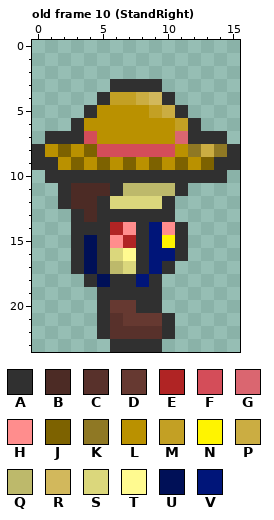
Edited in one commit: pixel-art file (Assets/Sprites/Player/PlayerBase.aseprite). This is how it looked before the edit.
16x24 pixels, 12 frames. Colours within 5 levels of each other are drawn and written as one. Shown: old frame 10 (StandRight). The commit also changed other frames, which this record leaves out.
Palette (. is transparent): A #303030  B #4c2b25  C #58312b  D #663931  E #b02424  F #d44d59  G #da6670  H #ff8d8d  J #7d6200  K #8f7824  L #ba9100  M #c3a024  N #fff400  P #cbad42  Q #bdb96b  R #d2b85c  S #dbd77c  T #fffa90  U #001057  V #001579
Pixels before, old frame 10 (StandRight), first column x 0:
 3 ......AAAA......
 4 .....AMMPRA.....
 5 ....ALLLLMPA....
 6 ...ALLLLLLLMA...
 7 .AAAFLLLLLLGAAA.
 8 ALJLJFFFFFFLKPKA
 9 AALJLJLJLJLJLJAA
10 .AAAAAAAAAAAAAA.
11 ..ABBBAQQQQA....
12 ..ABBASSSSA.....
13 ...ABAAAAAA.....
14 ...AAAEHAVHA....
15 ...AUAHEAVNA....
16 ...AUASTAVVA....
17 ...AUAQSAVA.....
18 ....AUAAVA......
19 .....AAAAA......
20 .....ADDAA......
21 .....ACDDDA.....
22 .....ACCCCA.....
23 ......AAAA......
After:
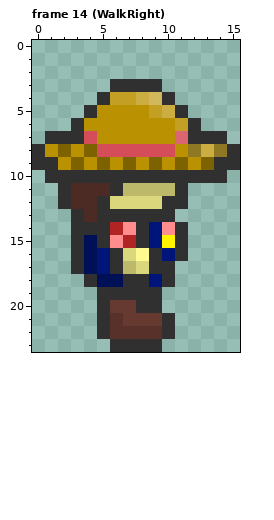
A new or re-ordered frame is compared with the old frame closest to it.
Edits made:
frames 12 -> 36
Changed rows in their new state; - is an unchanged pixel.
Frame 14 (WalkRight) is new; against old frame 10 (StandRight):
first column x 11:
12 A
first column x 5:
16 VASTA-
17 VAQSA-
18 -U-AVA
